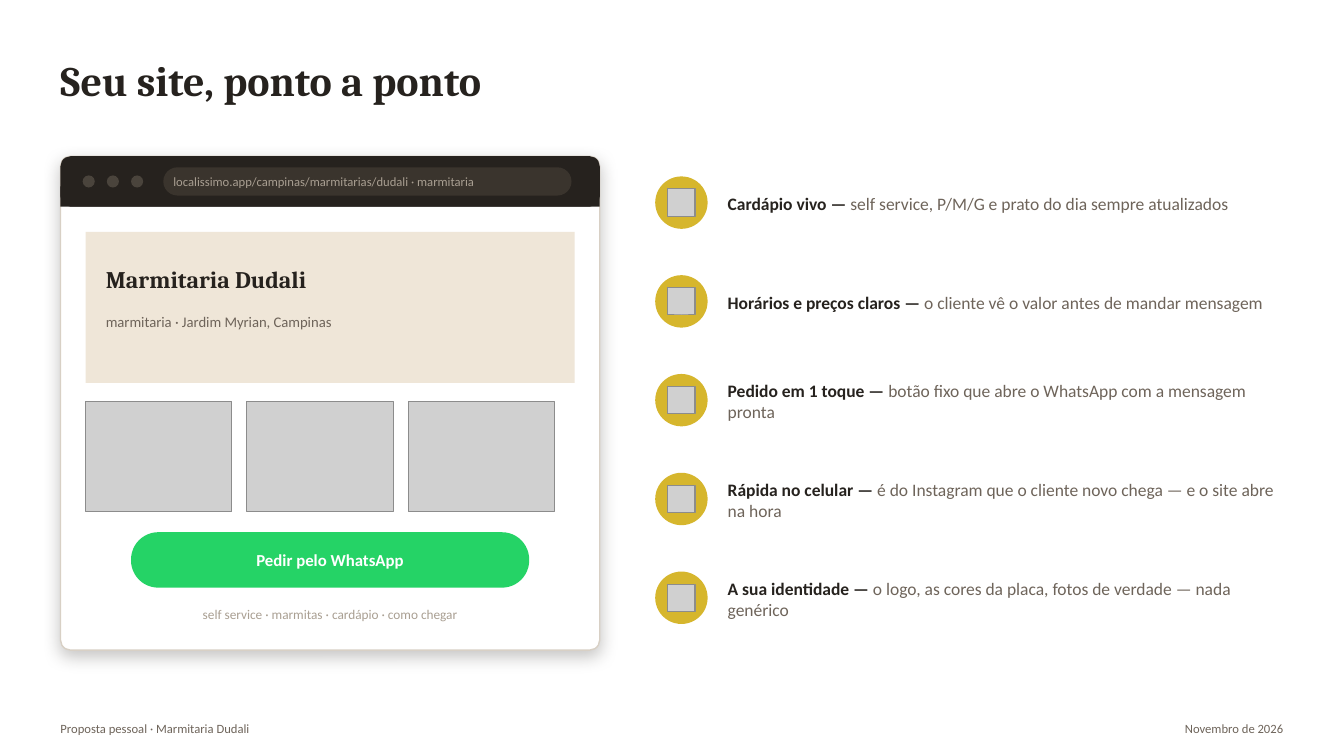
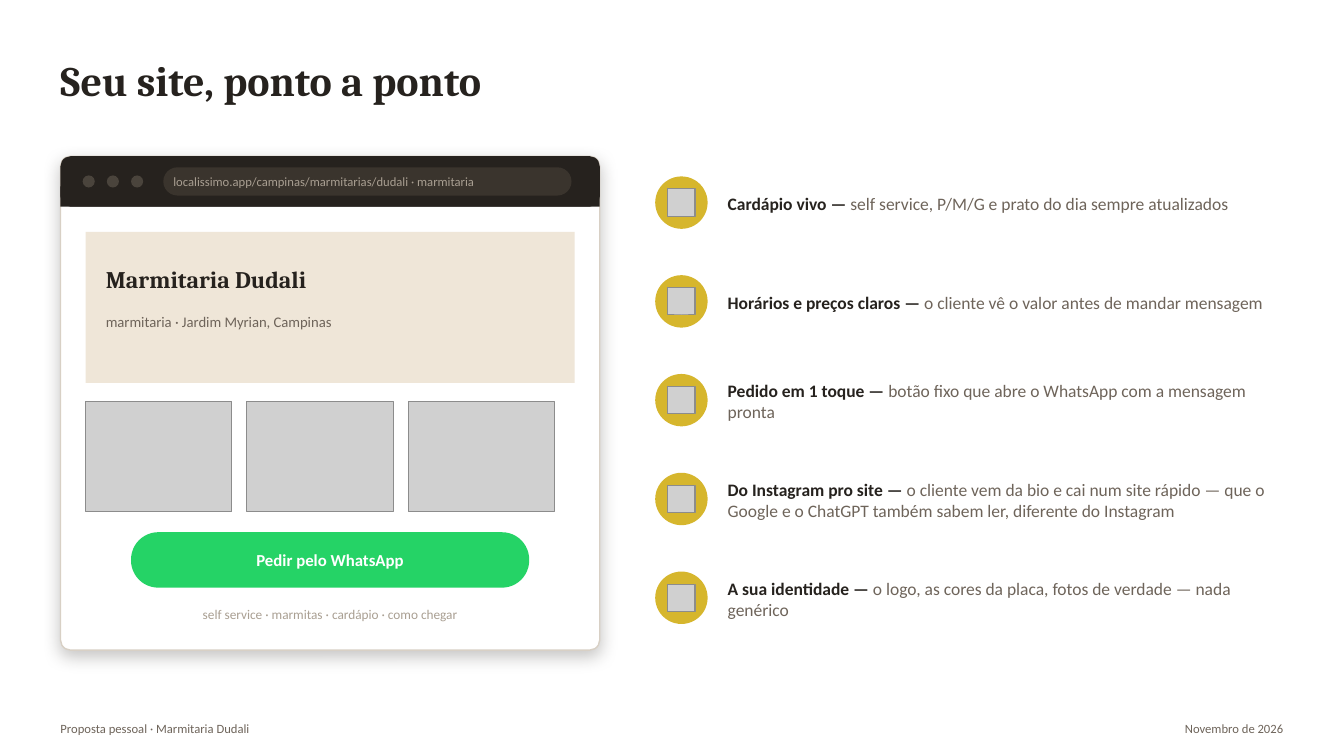
Before and after one commit to MarconiVini/live-layout, a slide deck: slide 7 of dudali/proposta-2026-11-21.pptx. Drawn at 1344x756 pixels with LibreOffice and Linux fonts; fonts in the diff are those of the drawing; grey boxes stand for pictures. Boxes give left, top, right and bottom in pixels: in the first picture for what was removed or moved away, otherwise in the second. Text is boxed around its words. In the diff, an @@ line names an element or a change of style, - is before the commit and + after.

```diff
--- a/dudali/proposta-2026-11-21.pptx
+++ b/dudali/proposta-2026-11-21.pptx
@@ text at box(728, 484, 1264, 520): text changed @@
-Rápida no celular — é do Instagram que o cliente novo chega — e o site abre na hora
+Do Instagram pro site — o cliente vem da bio e cai num site rápido — que o Google e o ChatGPT também sabem ler, diferente do Instagram
```
Also in this commit, not shown: 9 other slides changed, 3 other files.
